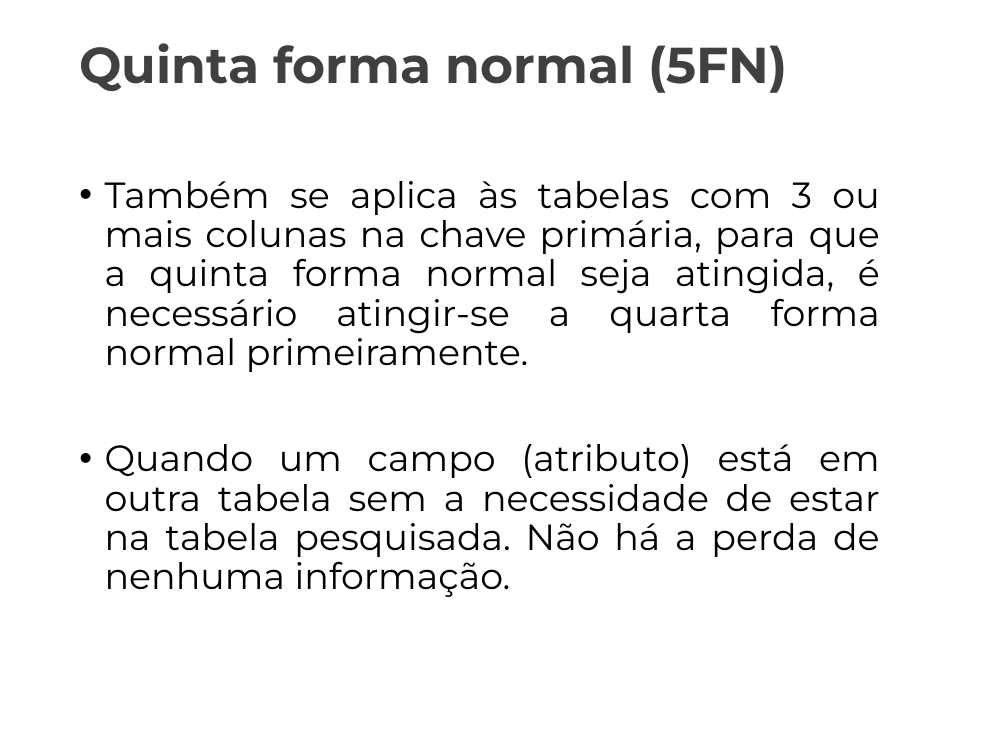
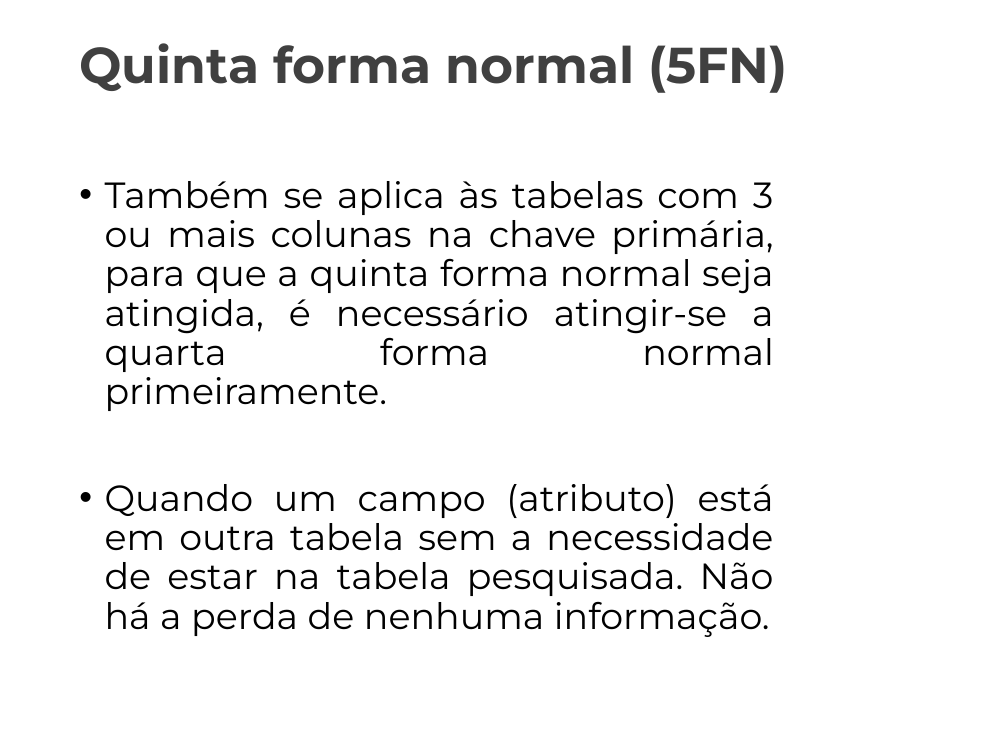
Before and after one commit to Marcaum04/Normalizacao-G2M, a slide deck: slide 20 of Projeto_Normalização/Apresentação_Final/AulaInvertida_Normalizacao.pptx (slide 21 before the commit). Drawn at 1008x756 pixels with LibreOffice and Linux fonts; fonts in the diff are those of the drawing; background and template pictures are left out. Boxes give left, top, right and bottom in pixels: in the first picture for what was removed or moved away, otherwise in the second. Text is boxed around its words. In the diff, an @@ line names an element or a change of style, - is before the commit and + after.

```diff
--- a/Projeto_Normalização/Apresentação_Final/AulaInvertida_Normalizacao.pptx
+++ b/Projeto_Normalização/Apresentação_Final/AulaInvertida_Normalizacao.pptx
@@ text "Também se aplica às tabelas ..." rewrapped from (x1=105, y1=181, x2=880, y2=597) to (x1=105, y1=181, x2=774, y2=637) @@
```
Also in this commit, not shown: 17 other slides changed, 1 slide added, 1 slide removed, 1 other file.
